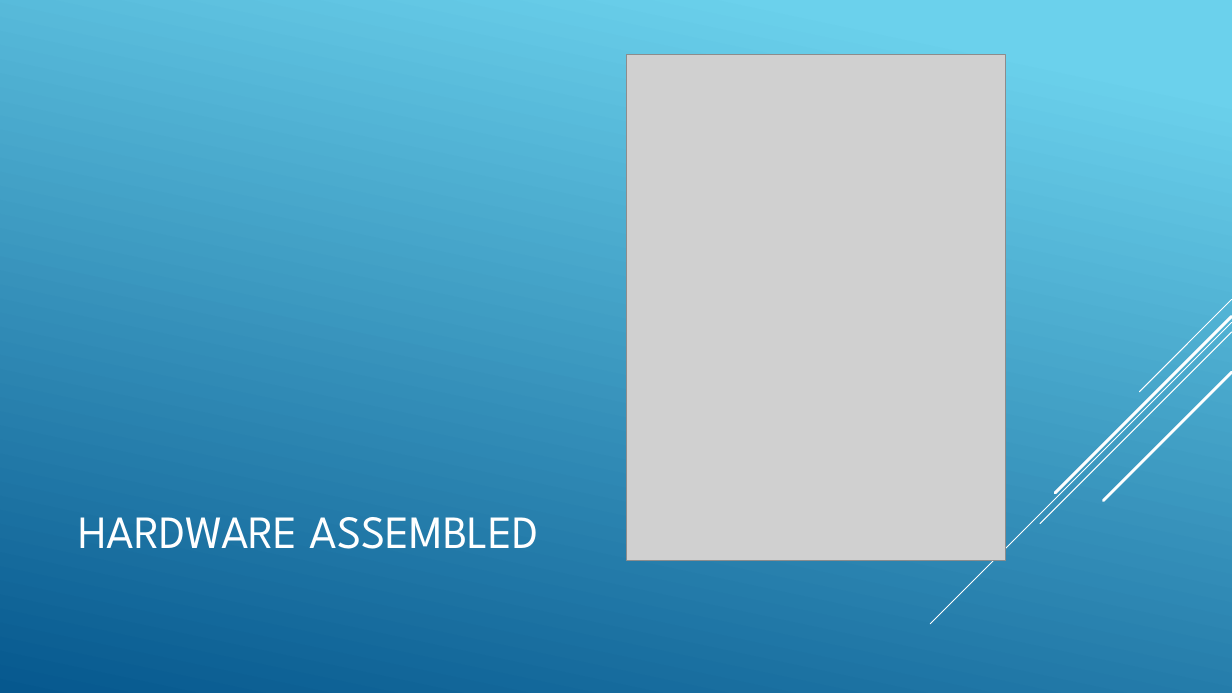
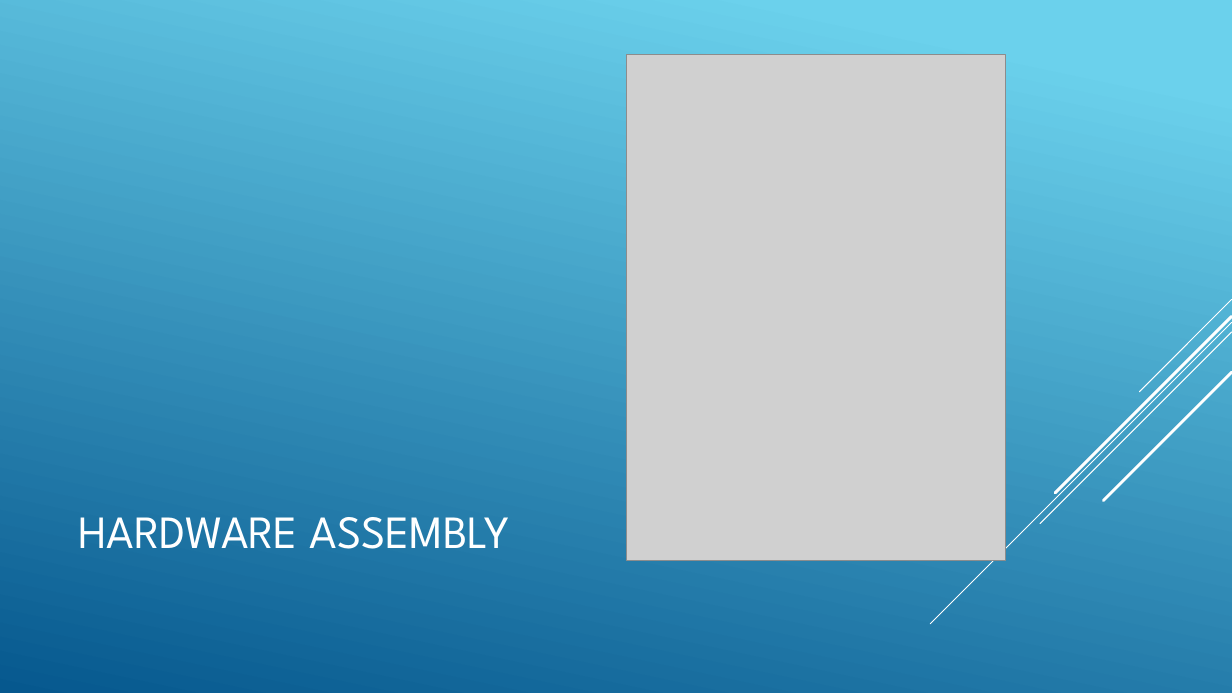
Before and after one commit to junedacaya/L-wingSolarPanelInteractiveDisplay, a slide deck: slide 6 of Documentation/Solar controller.pptx. Drawn at 1232x693 pixels with LibreOffice and Linux fonts; fonts in the diff are those of the drawing; grey boxes stand for pictures. Boxes give left, top, right and bottom in pixels: in the first picture for what was removed or moved away, otherwise in the second. Text is boxed around its words. In the diff, an @@ line names an element or a change of style, - is before the commit and + after.

```diff
--- a/Documentation/Solar controller.pptx
+++ b/Documentation/Solar controller.pptx
@@ title at bbox=[78, 517, 511, 549]: text changed @@
-HARDWARE ASSEMBLED
+HARDWARE ASSEMBLY
```
Also in this commit, not shown: 2 other slides changed.
